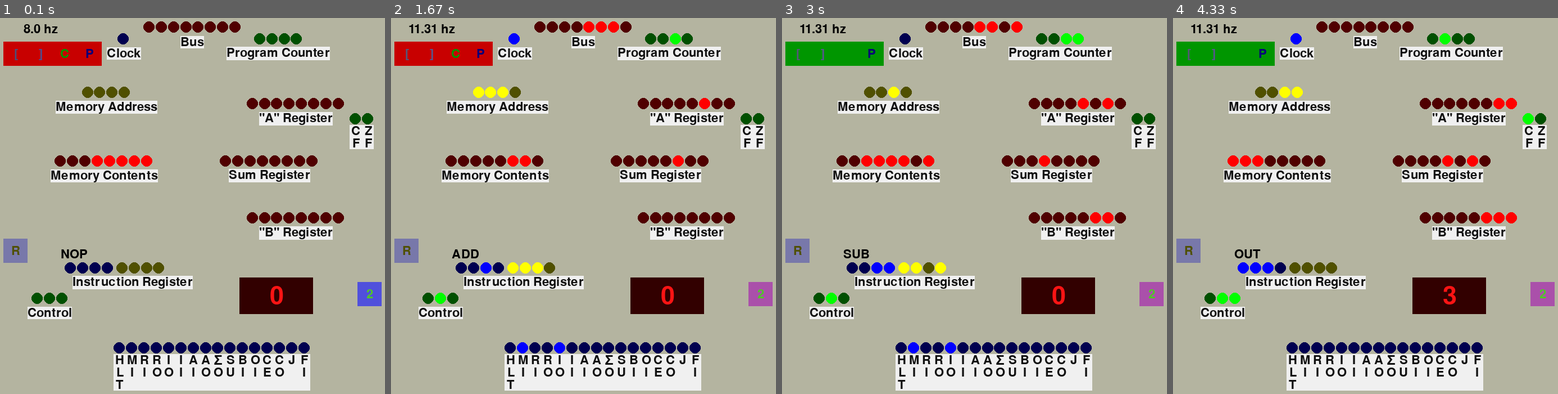
Above: before the commit, frames 1-4 (left to right).
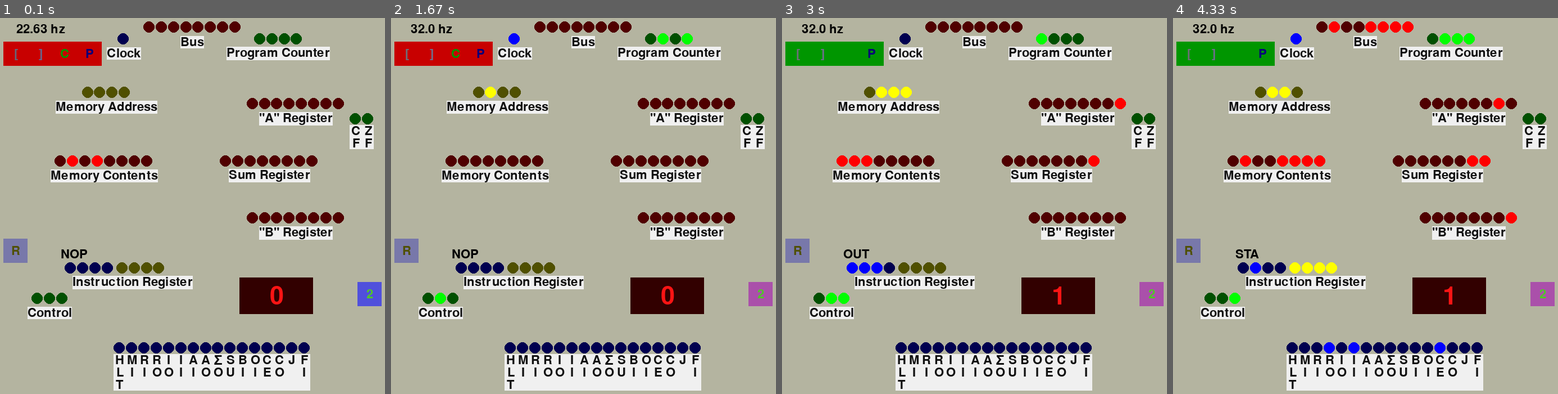
Above: after the commit, the same moments.

Repository: beauxq/be8bbbce
Game: pygame game, started from src/visual.py
Two runs of this game, one before a commit and one after it. Both use one fixed random seed, a clock stepped at 60 frames per second and the inputs below.
Inputs:
- Up to frame 1 (0.1 s): no input
- Up to frame 2 (1.67 s): tap Space at 0.33, 1.07, 1.37, 1.57 s; tap 2 at 0.67 s; tap  at 1.15 s
- Up to frame 3 (3 s): tap Space at 1.9, 2.2, 2.4, 2.7, 2.97 s; tap  at 1.98, 2.48 s
- Up to frame 4 (4.33 s): tap Space at 3.3, 3.6, 3.73, 4.13 s; tap  at 3.38, 3.82 s

The runs differ from the first frame. In frame 1, 0.5% of the frame differs, in the area x 4-40%, y 1-40%; in frame 2, 1.5%; in frame 3, 2.4%; in frame 4, 2.4%, in the area x 4-94%, y 0-90%.

Commit message:
default visual program behaves like intro video of playlist

Diff:
--- /dev/null
+++ b/src/be8bbbce/programs/programs8bit/intro.py
@@ -0,0 +1,24 @@
+from be8bbbce.computer import Computer
+from be8bbbce.asm import Assembler, ASM
+
+
+def p(computer: Computer, a: Assembler):
+    """
+    show powers of 2 and 0
+    seen in the introduction video linked in the readme
+
+    (not exactly the same program as in the video --
+    he modified the instruction set between the 2 computers
+    and he put the main loop of this first, and the reset after)
+    """
+    computer.ram.memory[0] = a.m(ASM.LDI, 0)
+    computer.ram.memory[1] = a.m(ASM.NOP, 0)
+    computer.ram.memory[2] = a.m(ASM.OUT, 0)
+    computer.ram.memory[3] = a.m(ASM.NOP, 0)
+    computer.ram.memory[4] = a.m(ASM.NOP, 0)
+    computer.ram.memory[5] = a.m(ASM.LDI, 1)
+    computer.ram.memory[6] = a.m(ASM.STA, 15)
+    computer.ram.memory[7] = a.m(ASM.OUT, 0)
+    computer.ram.memory[8] = a.m(ASM.ADD, 15)
+    computer.ram.memory[9] = a.m(ASM.JC, 0)
+    computer.ram.memory[10] = a.m(ASM.JMP, 6)
--- a/src/be8bbbce/visualcomponents/visualmain.py
+++ b/src/be8bbbce/visualcomponents/visualmain.py
@@ -31,7 +31,7 @@
         self.pause_message_timer = 0  # time remaining to display message
 
         self.fps = 60
-        self.clock_hz_exponent = 10  # hz = 0.25 * 2 ** (x * .5)
+        self.clock_hz_exponent = 13  # hz = 0.25 * 2 ** (x * .5)
         self.clock_count = 0  # clock toggles since last change in hz
         self.last_ms = 0  # time of last change in hz (ms)
 
--- a/src/visual.py
+++ b/src/visual.py
@@ -2,8 +2,7 @@
 
 from be8bbbce.visualcomponents.visualmain import VisualMain
 from be8bbbce.computer import Computer
-# from be8bbbce.programs.programs8bit.sqrt import p
-from be8bbbce.programs.programs8bit.p2 import p
+from be8bbbce.programs.programs8bit.intro import p
 from be8bbbce.asm import Assembler
 
 pygame.init()
@@ -12,7 +11,6 @@
 a = Assembler(address_length)
 computer = Computer(address_length)
 p(computer, a)
-computer.ram.memory[15] = 4
 vm = VisualMain(computer)
 
 vm.run()
